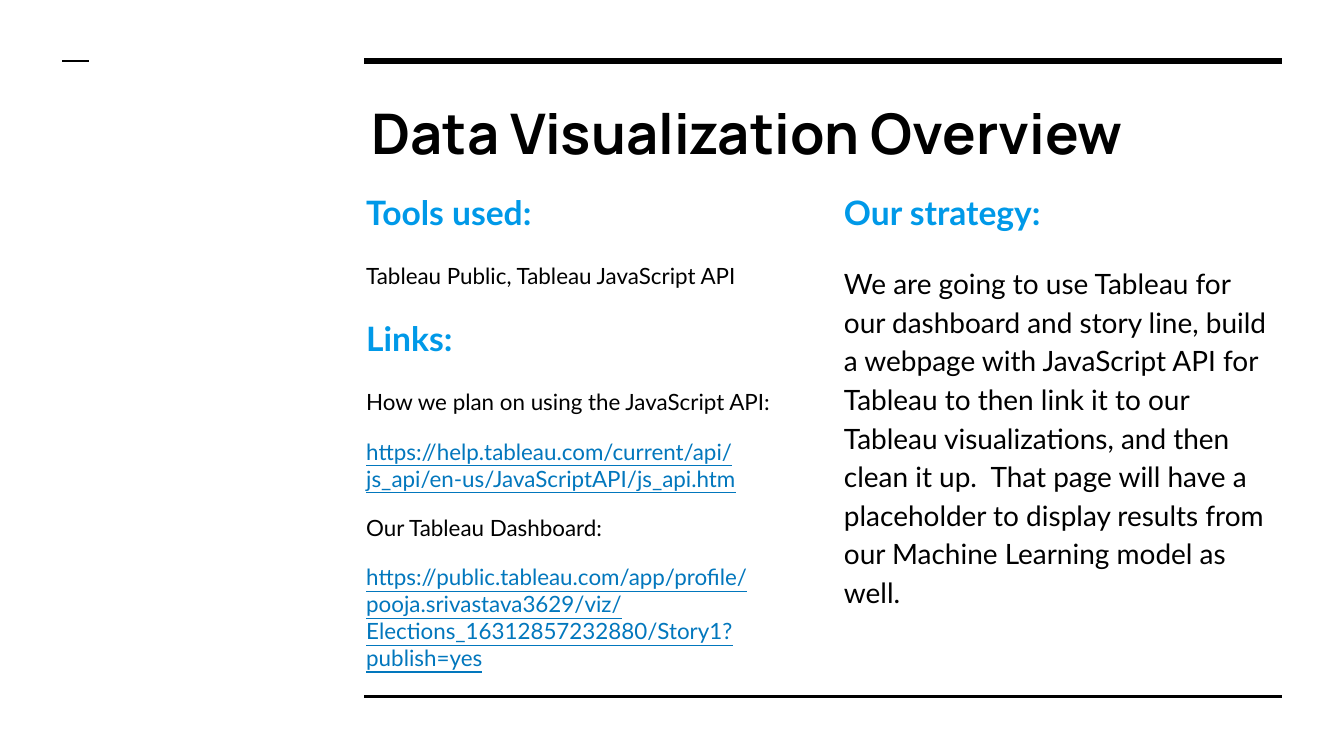
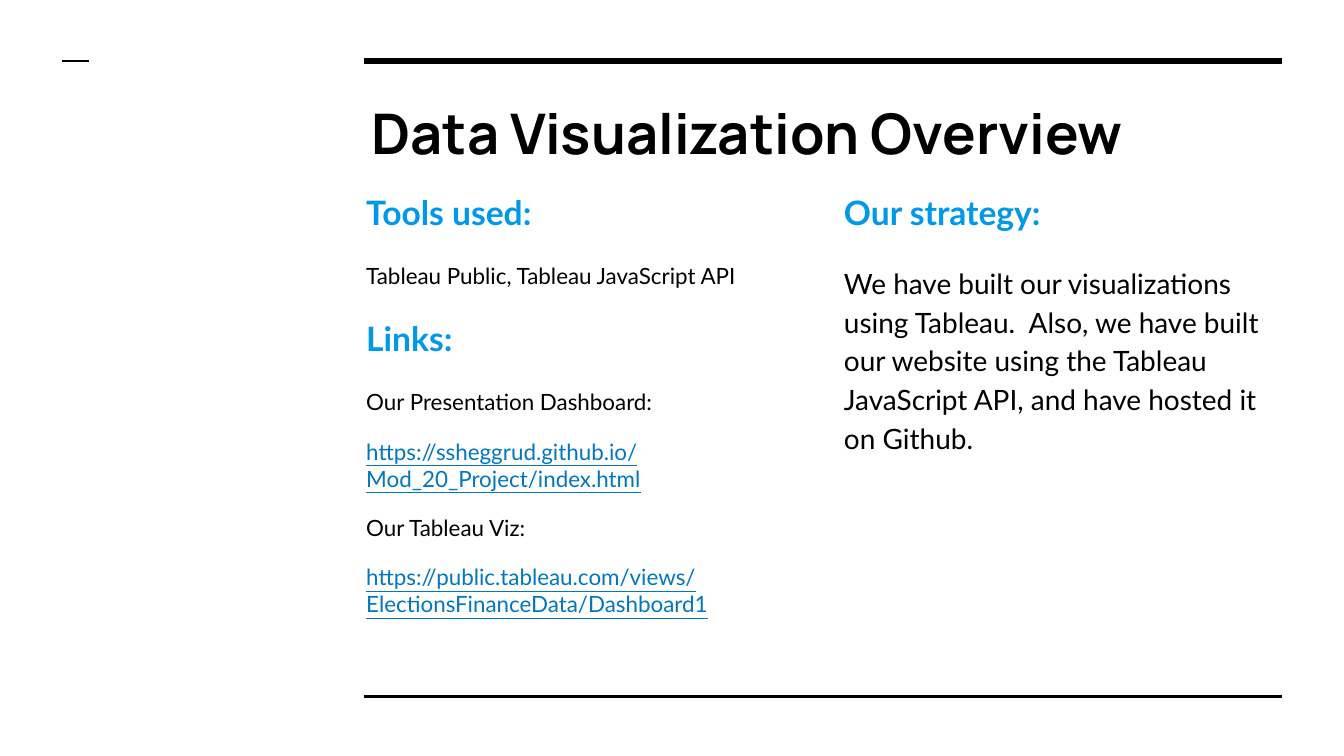
Before and after one commit to ssheggrud/Mod_20_Project, a slide deck: slide 7 of Presentation/Group5Presentation.pptx. Drawn at 1344x756 pixels with LibreOffice and Linux fonts; fonts in the diff are those of the drawing. Boxes give left, top, right and bottom in pixels: in the first picture for what was removed or moved away, otherwise in the second. Text is boxed around its words. In the diff, an @@ line names an element or a change of style, - is before the commit and + after.

```diff
--- a/Presentation/Group5Presentation.pptx
+++ b/Presentation/Group5Presentation.pptx
@@ text at [844, 273, 1259, 450]: text changed @@
-We are going to use Tableau for our dashboard and story line, build a webpage with JavaScript API for Tableau to then link it to our Tableau visualizations, and then clean it up. That page will have a placeholder to display results from our Machine Learning model as well.
+We have built our visualizations using Tableau. Also, we have built our website using the Tableau JavaScript API, and have hosted it on Github.
@@ text at [366, 393, 707, 613]: text changed @@
-How we plan on using the JavaScript API:
-https://help.tableau.com/current/api/js_api/en-us/JavaScriptAPI/js_api.htm
-Our Tableau Dashboard:
-https://public.tableau.com/app/profile/pooja.srivastava3629/viz/Elections_16312857232880/Story1?publish=yes
+Our Presentation Dashboard:
+https://ssheggrud.github.io/Mod_20_Project/index.html
+Our Tableau Viz:
+https://public.tableau.com/views/ElectionsFinanceData/Dashboard1
```
Also in this commit, not shown: 8 other slides changed, 3 slides added.
